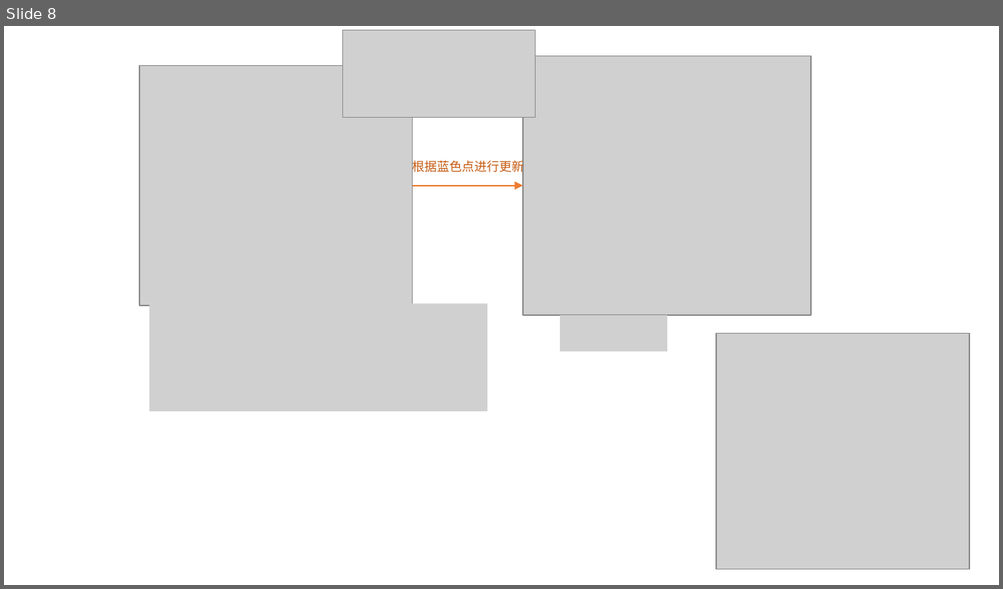
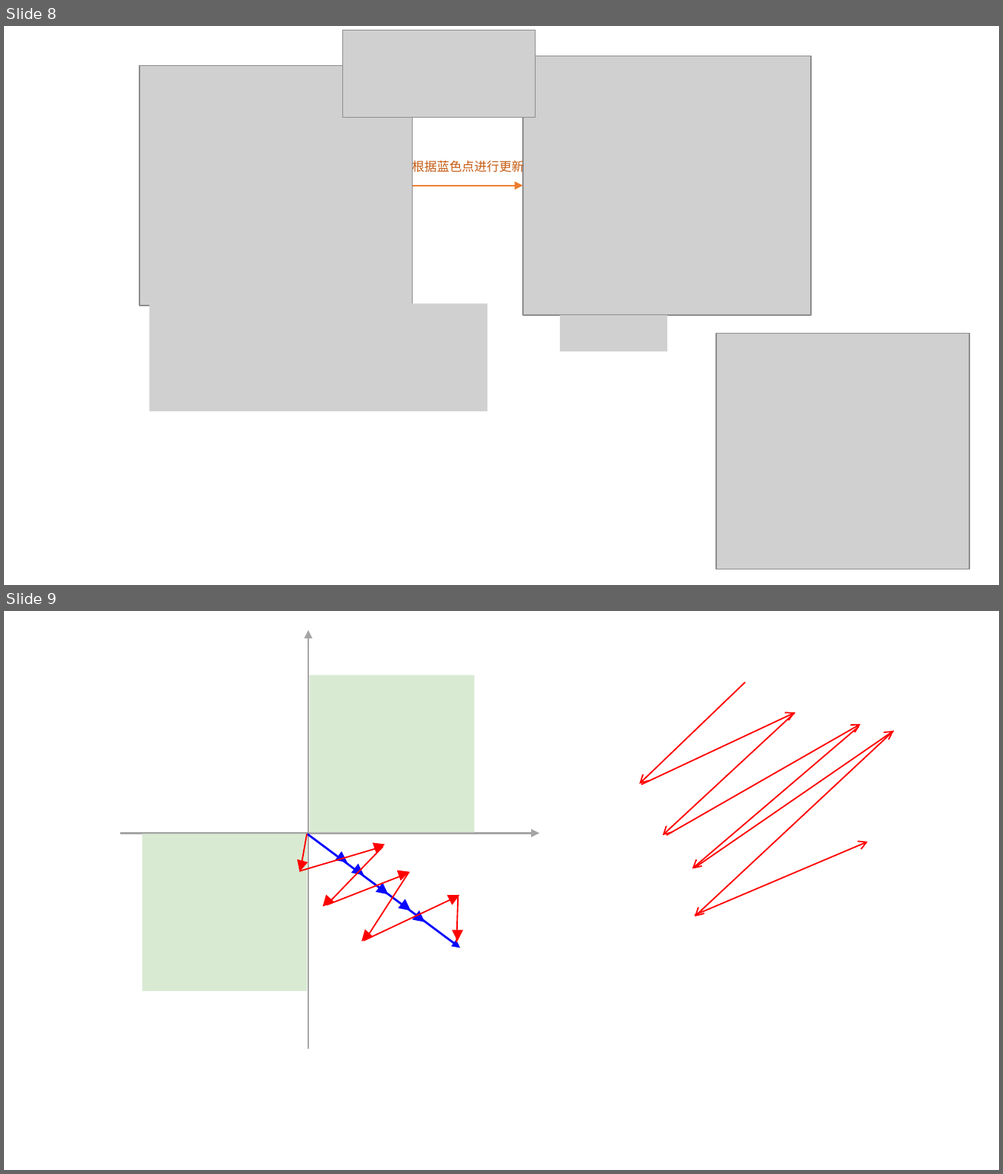
Before and after one commit to CastleDream/d2l_learning, a slide deck: 绘图.pptx. Shown one above the other, each under a label of ours: slide 8 before the commit, slides 8 and 9 after it. The pictures are 1003x589 and 1003x1174 pixels, drawn with LibreOffice and Linux fonts; fonts in the diff are those of the drawing; grey boxes stand for pictures. Boxes give left, top, right and bottom in pixels: in the first picture for what was removed or moved away, otherwise in the second. Text is boxed around its words. In the diff, an @@ line names an element or a change of style, - is before the commit and + after.

```diff
--- a/绘图.pptx
+++ b/绘图.pptx
@@ slide 9 added at [4, 611, 999, 1170], background #FFFFFF @@
@@ arrow added from (308, 1048) to (308, 630), #A5A5A5 1.5 pt @@
@@ rectangle added at [310, 675, 475, 833], fill #D9EAD3 @@
@@ arrow added from (745, 683) to (640, 784), #FF0000 1 pt @@
@@ arrow added from (640, 785) to (794, 712), #FF0000 1 pt @@
@@ arrow added from (794, 712) to (663, 836), #FF0000 1 pt @@
@@ arrow added from (666, 836) to (860, 724), #FF0000 1 pt @@
@@ arrow added from (858, 726) to (692, 869), #FF0000 1 pt @@
@@ arrow added from (694, 868) to (893, 732), #FF0000 1 pt @@
@@ arrow added from (893, 732) to (694, 917), #FF0000 1 pt @@
@@ arrow added from (120, 834) to (539, 834), #A5A5A5 1.5 pt @@
@@ rectangle added at [142, 834, 307, 991], fill #D9EAD3 @@
@@ freeform shape added at [301, 834, 458, 943], outline #FF0000 1 pt @@
@@ arrow added from (307, 834) to (461, 948), #0808FF 1.5 pt @@
@@ triangle added at [336, 853, 347, 864], fill #0808FF, outline #0808FF 1.5 pt @@
@@ triangle added at [374, 842, 384, 851], fill #FF0000, outline #FF0000 1.5 pt @@
@@ arrow added from (694, 915) to (868, 842), #FF0000 1 pt @@
@@ triangle added at [296, 860, 306, 871], fill #FF0000, outline #FF0000 1.5 pt @@
@@ triangle added at [353, 866, 364, 877], fill #0808FF, outline #0808FF 1.5 pt @@
@@ triangle added at [398, 869, 409, 880], fill #FF0000, outline #FF0000 1.5 pt @@
@@ triangle added at [321, 897, 333, 908], fill #FF0000, outline #FF0000 1.5 pt @@
@@ triangle added at [378, 885, 389, 896], fill #0808FF, outline #0808FF 1.5 pt @@
@@ triangle added at [448, 893, 459, 904], fill #FF0000, outline #FF0000 1.5 pt @@
@@ triangle added at [400, 901, 412, 912], fill #0808FF, outline #0808FF 1.5 pt @@
@@ triangle added at [414, 913, 425, 924], fill #0808FF, outline #0808FF 1.5 pt @@
@@ triangle added at [361, 931, 372, 943], fill #FF0000, outline #FF0000 1.5 pt @@
@@ triangle added at [453, 931, 461, 940], fill #FF0000, outline #FF0000 1.5 pt @@
```
Also in this commit, not shown: 24 other files.
